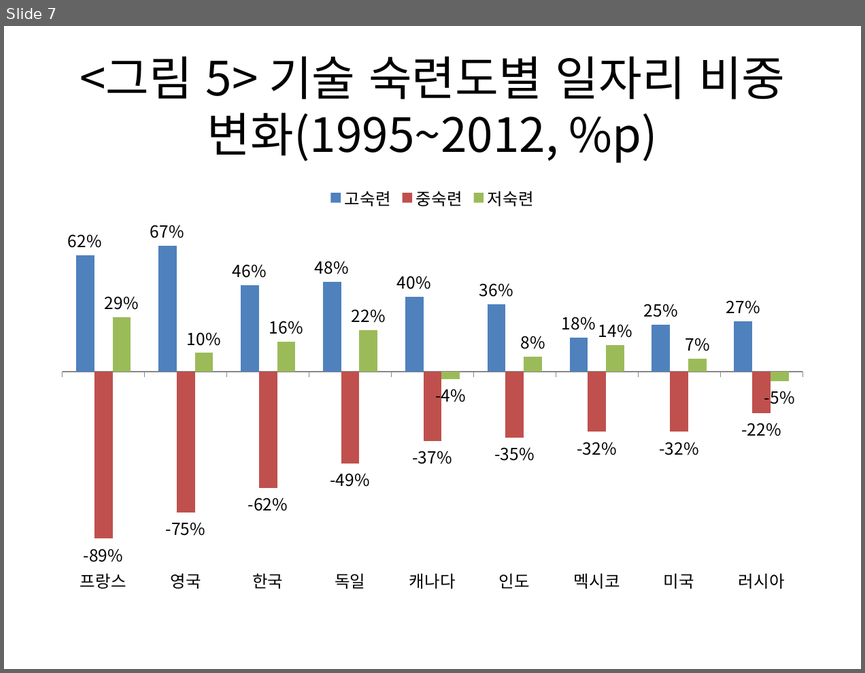
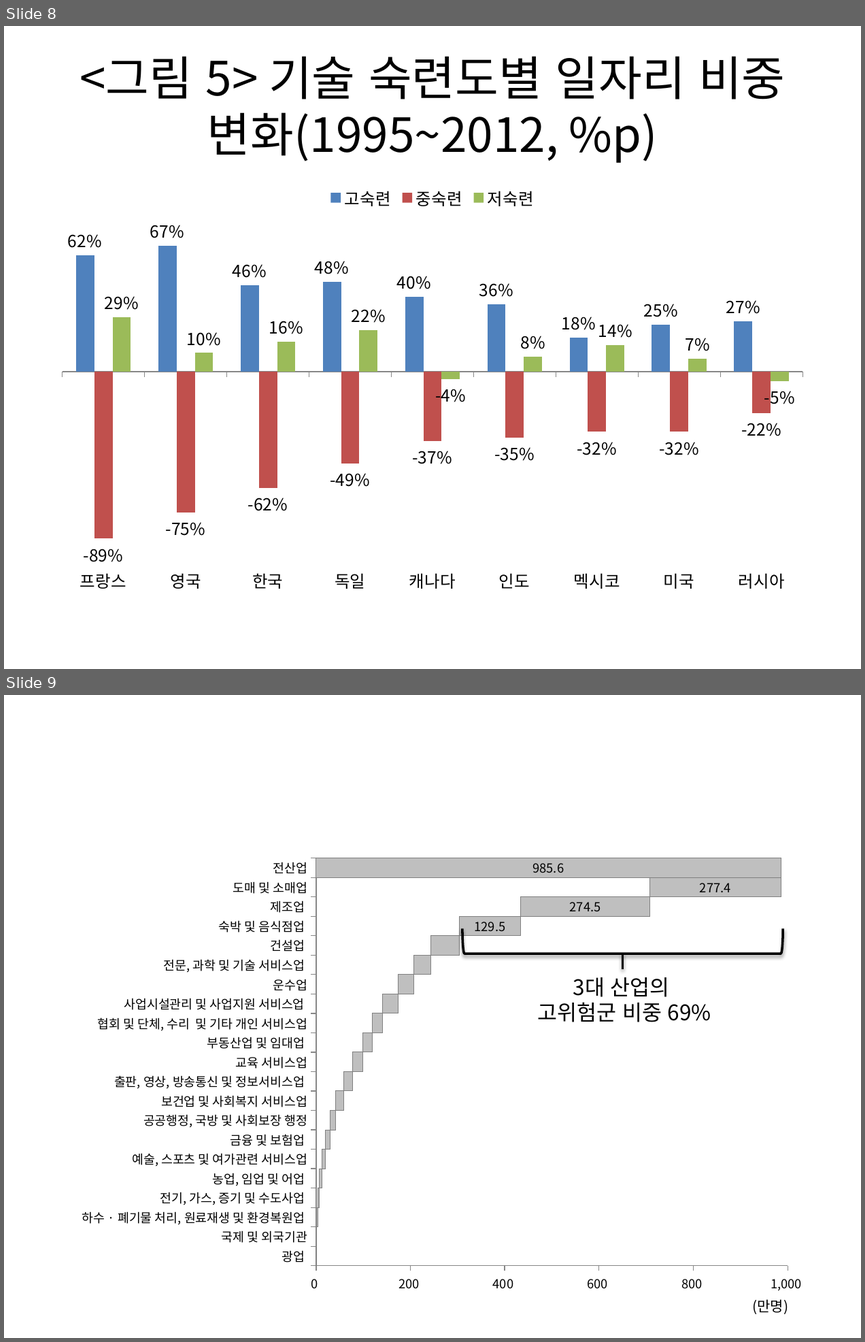
Before and after one commit to externalbrainlab/externalbrainlab.github.io, a slide deck: ppt/차트.pptx. Shown one above the other, each under a label of ours: slide 7 before the commit, slides 8 and 9 after it. The pictures are 865x673 and 865x1342 pixels, drawn with LibreOffice and Linux fonts; fonts in the diff are those of the drawing; background and template pictures are left out. Boxes give left, top, right and bottom in pixels: in the first picture for what was removed or moved away, otherwise in the second. Text is boxed around its words. In the diff, an @@ line names an element or a change of style, - is before the commit and + after.

```diff
--- a/ppt/차트.pptx
+++ b/ppt/차트.pptx
@@ slide 9 added at bbox=[4, 695, 861, 1338], background #FFFFFF @@
@@ bar stacked chart added at bbox=[47, 845, 818, 1312] @@
+categories: 광업 , 국제 및 외국기관, 하수 · 폐기물 처리, 원료재생 및 환경복원업 , 전기, 가스, 증기 및 수도사업 , 농업, 임업 및 어업 , 예술, 스포츠 및 여가관련 서비스업, 금융 및 보험업 , 공공행정, 국방 및 사회보장 행정, 보건업 및 사회복지 서비스업, 출판, 영상, 방송통신 및 정보서비스업 , 교육 서비스업, 부동산업 및 임대업 , 협회 및 단체, 수리  및 기타 개인 서비스업, 사업시설관리 및 사업지원 서비스업 , 운수업, 전문, 과학 및 기술 서비스업 , 건설업 , 숙박 및 음식점업 , 제조업 , 도매 및 소매업, 전산업
+Series 1: 0, 0, 0, 0, 10, 10, 20, 30, 40, 60, 80, 100, 120, 140, 170, 210, 240, 300, 430, 710, 0
+Series 2: 0.410819, 0.467633, 2.740149, 3.21427, 5.295588, 7.420845, 10.765895, 11.42064, 16.888548, 19.432788, 20.643995, 20.698323, 21.286948, 32.662716, 33.641374, 35.584126, 61.485551, 129.547922, 274.520766, 277.435622, 985.564517
@@ left bracket added at bbox=[462, 928, 783, 953], outline #000000 2 pt @@
@@ line added from (623, 954) to (623, 969), #000000 2 pt @@
@@ text added at bbox=[537, 977, 711, 1022], 18 pt, text #000000 @@
+3대 산업의
+고위험군 비중 69%
@@ text added at bbox=[753, 1299, 789, 1314], 12 pt, text #000000 @@
+(만명)
@@ what was slide 7 is now slide 8 @@
```
Also in this commit, not shown: 1 slide changed, 2 other slides added, 6 other files.
